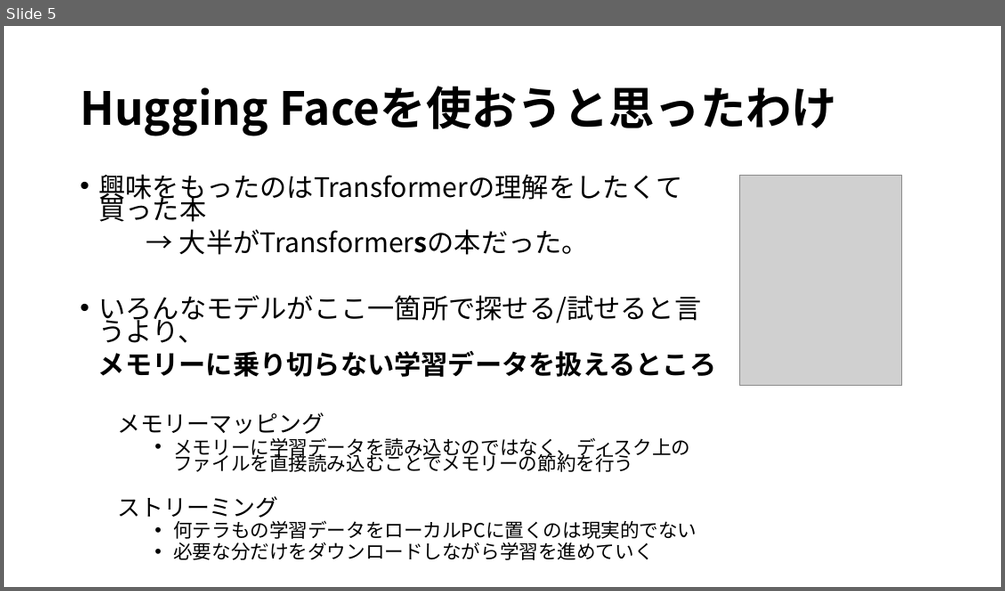
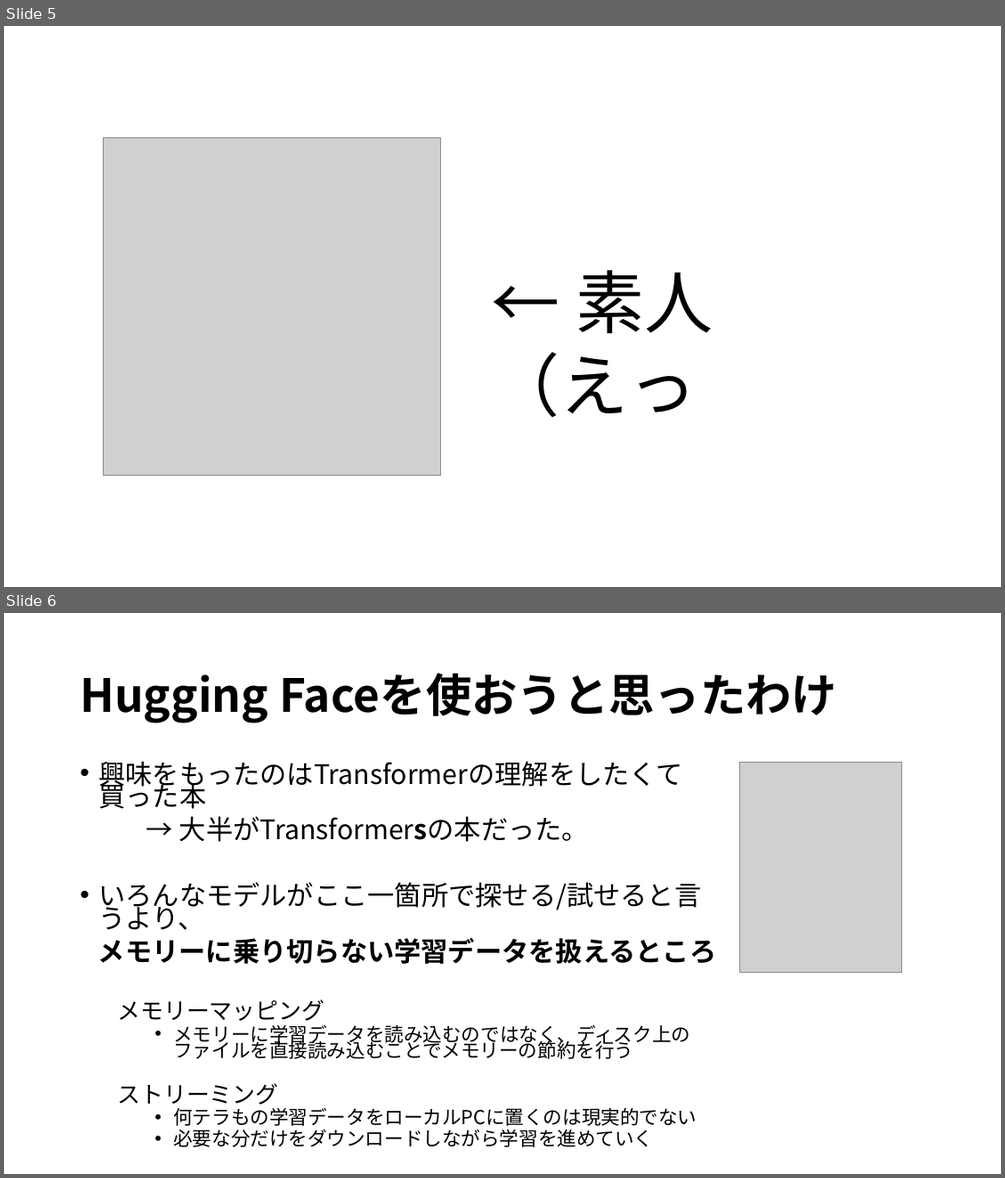
Before and after one commit to ikedachin/study_huggingface, a slide deck: huggingface 発表資料.pptx. Shown one above the other, each under a label of ours: slide 5 before the commit, slides 5 and 6 after it. The pictures are 1005x591 and 1005x1178 pixels, drawn with LibreOffice and Linux fonts; fonts in the diff are those of the drawing; grey boxes stand for pictures; background and template pictures are left out. Boxes give left, top, right and bottom in pixels: in the first picture for what was removed or moved away, otherwise in the second. Text is boxed around its words. In the diff, an @@ line names an element or a change of style, - is before the commit and + after.

```diff
--- a/huggingface 発表資料.pptx
+++ b/huggingface 発表資料.pptx
@@ slide 5 added at (4,26,1001,587), background #FFFFFF @@
@@ picture added at (104,138,441,475) @@
@@ text added at (492,270,712,417), 66 pt, text #000000 @@
+← 素人（えっ
@@ what was slide 5 is now slide 6 @@
```
Also in this commit, not shown: 6 slides changed, 1 other slide added, 1 slide removed, 2 other files.
